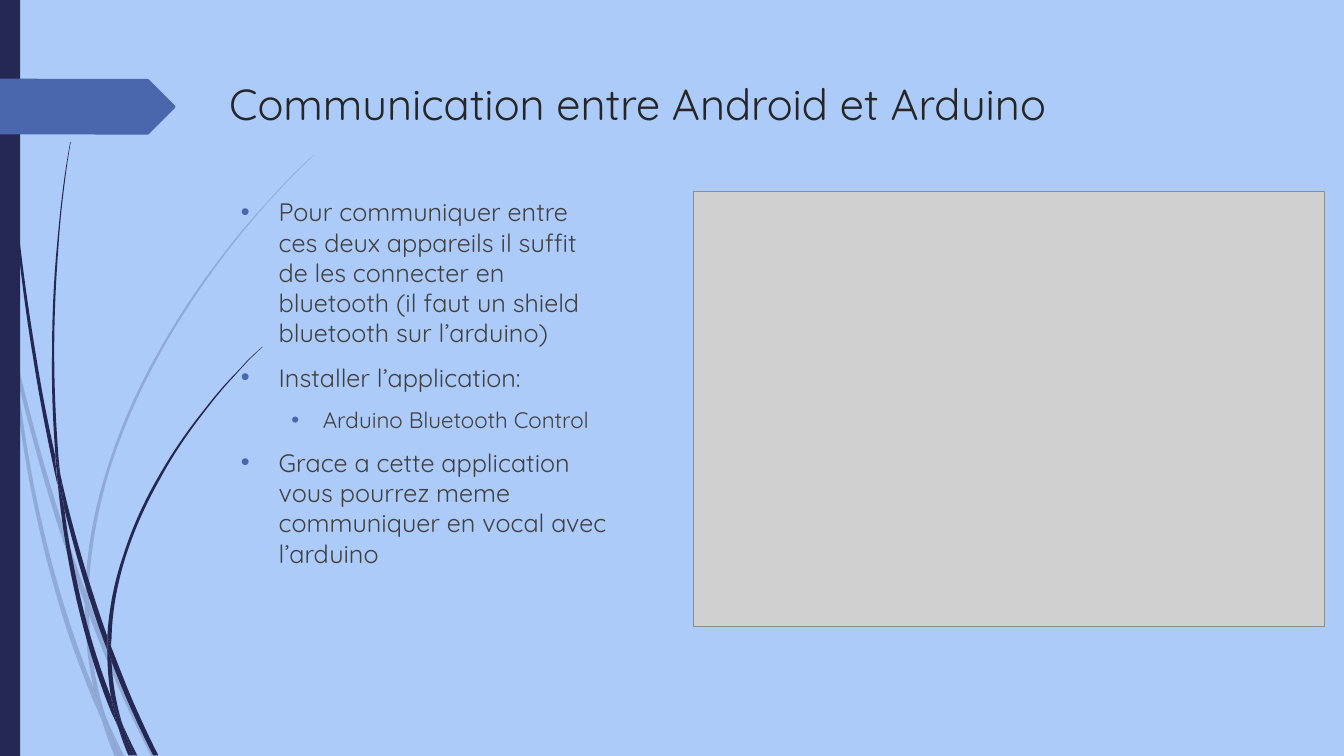
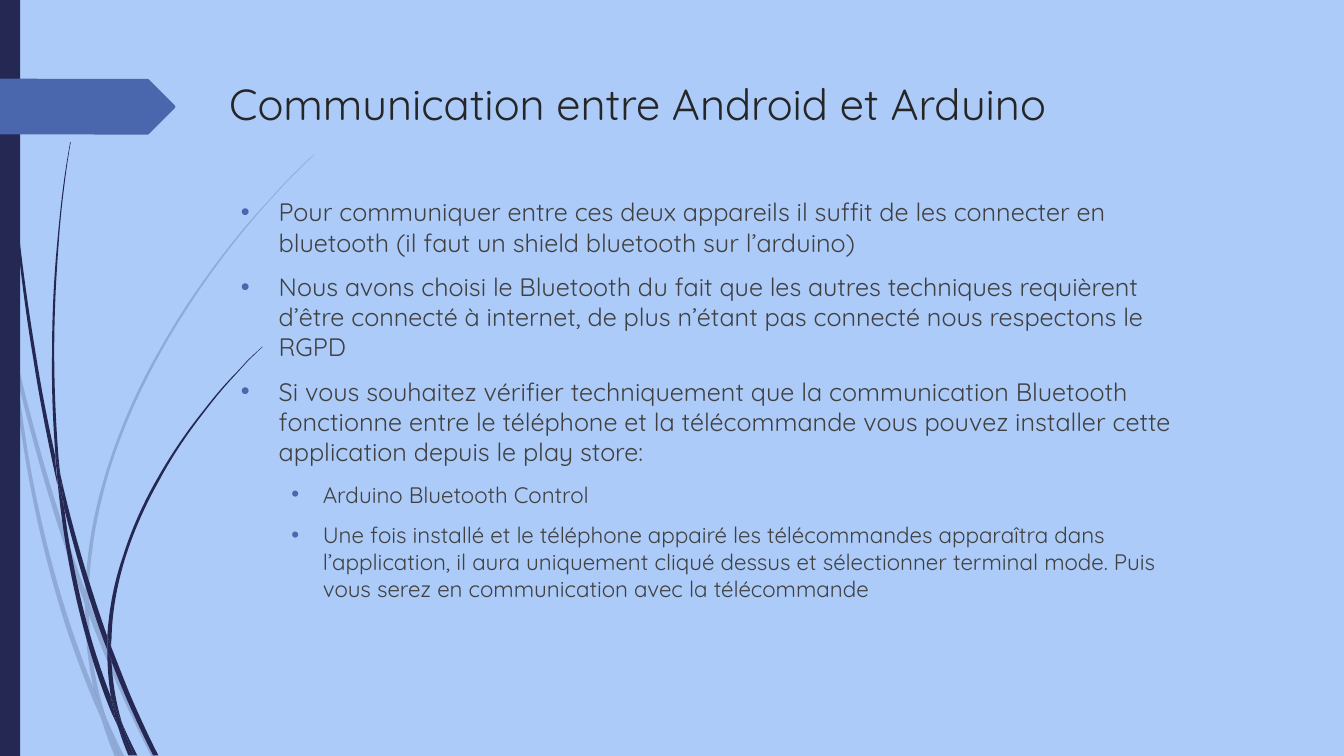
Before and after one commit to PandaPoPy/arduino_thinkcode, a slide deck: slide 11 of cours/Irondelle.pptx. Drawn at 1344x756 pixels with LibreOffice and Linux fonts; fonts in the diff are those of the drawing; grey boxes stand for pictures. Boxes give left, top, right and bottom in pixels: in the first picture for what was removed or moved away, otherwise in the second. Text is boxed around its words. In the diff, an @@ line names an element or a change of style, - is before the commit and + after.

```diff
--- a/cours/Irondelle.pptx
+++ b/cours/Irondelle.pptx
@@ picture removed at <box>694,192,1326,626</box> @@
@@ text at <box>279,277,1171,466</box>: text changed @@
-• Installer l’application:
+• Nous avons choisi le Bluetooth du fait que les autres techniques requièrent d’être connecté à internet, de plus n’étant pas connecté nous respectons le RGPD
+• Si vous souhaitez vérifier techniquement que la communication Bluetooth fonctionne entre le téléphone et la télécommande vous pouvez installer cette application depuis le play store:
@@ text at <box>323,526,1155,597</box>: text changed; size 18 to 16 pt @@
-• Grace a cette application vous pourrez meme communiquer en vocal avec l’arduino
+  • Une fois installé et le téléphone appairé les télécommandes apparaîtra dans l’application, il aura uniquement cliqué dessus et sélectionner terminal mode. Puis vous serez en communication avec la télécommande
```
Also in this commit, not shown: 9 other slides changed, 1 slide added, 5 other files.
